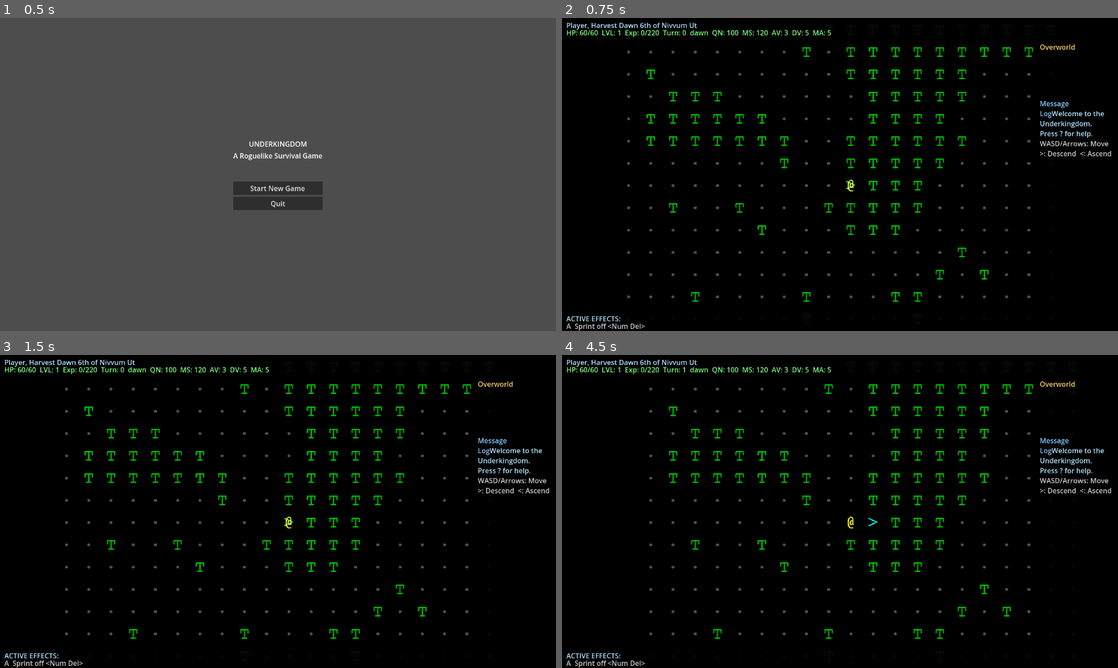
Above: before the commit, frames 1-4 (two rows, left to right).
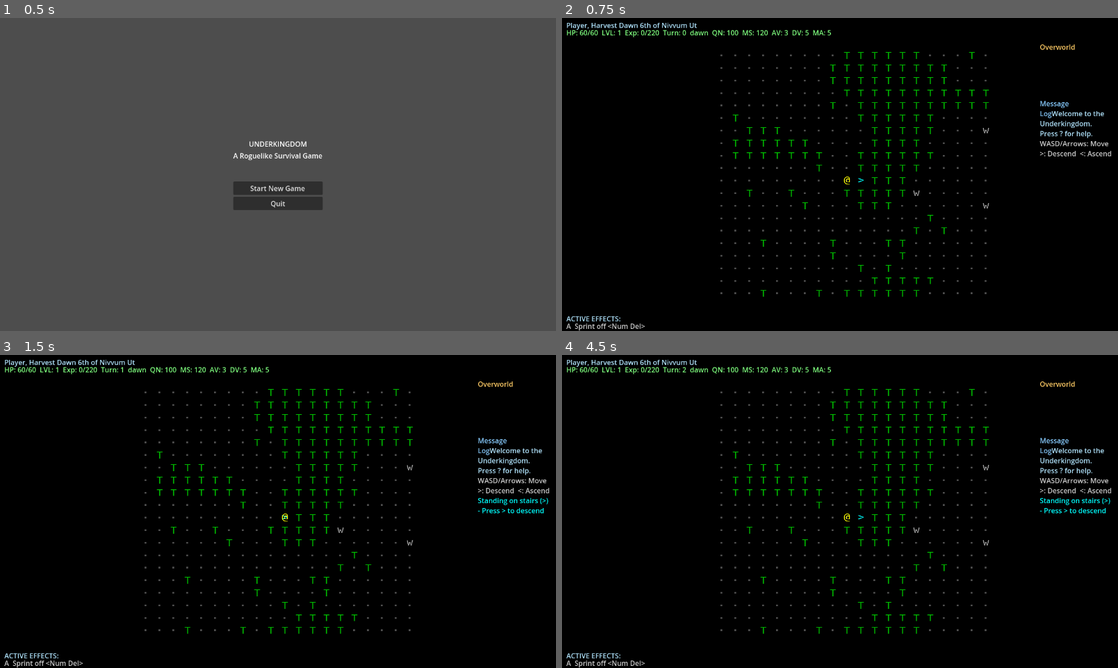
Above: after the commit, the same moments.

Repository: stevenraines/underkingdom-godot-cc
Game: Godot game, scene res://scenes/main.tscn
Same seed, same stepped clock (60 frames per second), same inputs: the game is played once before the commit and once after it.
Inputs:
- Up to frame 1 (0.5 s): no input
- Up to frame 2 (0.75 s): click "Start New Game" at 0.5 s
- Up to frame 3 (1.5 s): tap Enter at 1.25 s; hold Right (ui_right) from 1.28 s (still down)
- Up to frame 4 (4.5 s): tap Space at 2, 3.5 s; release Right (ui_right) at 2.03 s; hold Down (ui_down) 2.03-2.78 s; tap Enter at 2.75, 4.25 s; hold Right (ui_right) 2.78-3.53 s; hold Up (ui_up) 3.53-4.28 s; hold Left (ui_left) from 4.28 s (still down)

Frame 1 is identical in both runs. In frame 2, 4.1% of the frame differs, in the area x 11-85%, y 9-91%; in frame 3, 4.4%, in the area x 11-99%, y 3-91%; in frame 4, 4.3%.

Commit message:
Enhance dungeon rendering and spawn position logic
- Updated _render_map() to only render visible walls in dungeons based on player position.
- Improved spawn position selection by ensuring at least two walkable neighbors are present.
- Adjusted zoom level of the Camera2D node for better visual presentation.

Diff:
--- a/maps/map.gd
+++ b/maps/map.gd
@@ -65,3 +65,50 @@
 ## Create a tile by type (helper function)
 func _create_tile(type: String) -> GameTile:
 	return GameTile.create(type)
+
+## Calculate which walls are visible (adjacent to accessible floors)
+## Returns a Set (Dictionary) of wall positions that should be rendered
+func get_visible_walls(start_pos: Vector2i) -> Dictionary:
+	var visible_walls: Dictionary = {}  # Set of Vector2i positions
+	var visited_floors: Dictionary = {}  # Set of visited floor positions
+	var to_visit: Array[Vector2i] = [start_pos]
+
+	# Flood fill accessible floors
+	while to_visit.size() > 0:
+		var pos = to_visit.pop_back()
+
+		# Skip if already visited or out of bounds
+		if pos in visited_floors:
+			continue
+		if pos.x < 0 or pos.x >= width or pos.y < 0 or pos.y >= height:
+			continue
+
+		var tile = get_tile(pos)
+
+		# Only visit walkable tiles
+		if not tile.walkable:
+			continue
+
+		visited_floors[pos] = true
+
+		# Check all 8 neighbors (including diagonals for wall visibility)
+		var neighbors = [
+			Vector2i(pos.x - 1, pos.y - 1), Vector2i(pos.x, pos.y - 1), Vector2i(pos.x + 1, pos.y - 1),
+			Vector2i(pos.x - 1, pos.y),                                 Vector2i(pos.x + 1, pos.y),
+			Vector2i(pos.x - 1, pos.y + 1), Vector2i(pos.x, pos.y + 1), Vector2i(pos.x + 1, pos.y + 1)
+		]
+
+		for neighbor in neighbors:
+			if neighbor.x < 0 or neighbor.x >= width or neighbor.y < 0 or neighbor.y >= height:
+				continue
+
+			var neighbor_tile = get_tile(neighbor)
+
+			# If neighbor is a wall, mark it as visible
+			if neighbor_tile.tile_type == "wall":
+				visible_walls[neighbor] = true
+			# If neighbor is walkable and not visited, add to queue
+			elif neighbor_tile.walkable and neighbor not in visited_floors:
+				to_visit.append(neighbor)
+
+	return visible_walls
--- a/rendering/ascii_renderer.gd
+++ b/rendering/ascii_renderer.gd
@@ -62,32 +62,32 @@
 	# Set camera zoom for better visibility
 	# With 64px tiles, use smaller zoom to fit more tiles on screen
 	if camera:
-		camera.zoom = Vector2(0.8, 0.8)
+		camera.zoom = Vector2(0.5, 0.45)
 
 ## Create ASCII tileset from sprite sheet
 func _create_ascii_tileset() -> TileSet:
 	var tileset = TileSet.new()
 	tileset.tile_size = Vector2i(TILE_SIZE, TILE_SIZE)
 
-	# Load the pre-generated sprite sheet
+	# Load the pre-generated CP437 sprite sheet (default)
 	var texture_path = "res://rendering/tilesets/ascii_tileset.png"
 	var texture = load(texture_path) as Texture2D
 
 	if not texture:
-		push_error("Failed to load ASCII tileset: " + texture_path)
+		push_error("Failed to load CP437 tileset: " + texture_path)
 		# Fall back to generated texture
 		texture = _generate_ascii_texture()
 
-	# Create a source for our ASCII tiles
+	# Create a source for our tiles
 	var source = TileSetAtlasSource.new()
 	source.texture = texture
 	source.texture_region_size = Vector2i(TILE_SIZE, TILE_SIZE)
 
-	# Add tiles for all ASCII characters (95 characters in 16x6 grid)
-	# Characters 32-126 laid out left-to-right, top-to-bottom
-	for i in range(95):
-		var col = i % 16
-		var row = i / 16
+	# Add tiles for all 256 CP437 characters in 16x16 grid
+	# Characters 0-255 laid out left-to-right, top-to-bottom
+	for i in range(256):
+		var col = i % TILES_PER_ROW
+		var row = i / TILES_PER_ROW
 		source.create_tile(Vector2i(col, row))
 
 	tileset.add_source(source, 0)
--- a/scenes/game.gd
+++ b/scenes/game.gd
@@ -74,10 +74,24 @@
 
 	renderer.clear_all()
 
+	# For dungeons, calculate which walls should be visible (only those adjacent to accessible areas)
+	var visible_walls: Dictionary = {}
+	var is_dungeon = MapManager.current_map.map_id.begins_with("dungeon_")
+
+	if is_dungeon and player:
+		visible_walls = MapManager.current_map.get_visible_walls(player.position)
+		print("Dungeon rendering: ", visible_walls.size(), " visible walls from position ", player.position)
+
 	for y in range(MapManager.current_map.height):
 		for x in range(MapManager.current_map.width):
 			var pos = Vector2i(x, y)
 			var tile = MapManager.current_map.get_tile(pos)
+
+			# Skip inaccessible walls in dungeons
+			if is_dungeon and tile.tile_type == "wall":
+				if pos not in visible_walls:
+					continue  # Don't render this wall
+
 			renderer.render_tile(pos, tile.ascii_char)
 
 ## Called when player moves
@@ -200,24 +214,23 @@
 	if not MapManager.current_map:
 		return Vector2i(10, 10)  # Fallback
 
-	# Try center first
 	var center = Vector2i(MapManager.current_map.width / 2, MapManager.current_map.height / 2)
-	if _is_valid_spawn_position(center):
-		return center
-
-	# Search in a spiral pattern from center
+
+	# Try to find a position with open space around it (not just a single walkable tile)
+	# Search in expanding rings from center
 	var max_radius = max(MapManager.current_map.width, MapManager.current_map.height)
 
-	for radius in range(1, max_radius):
+	for radius in range(0, max_radius):
 		for angle in range(0, 360, 15):  # Check every 15 degrees
 			var rad = deg_to_rad(angle)
 			var offset = Vector2i(int(cos(rad) * radius), int(sin(rad) * radius))
 			var pos = center + offset
 
-			if _is_valid_spawn_position(pos):
+			# Check if this position AND at least 3 adjacent tiles are walkable
+			if _is_open_spawn_position(pos):
 				return pos
 
-	# Last resort: find ANY walkable tile
+	# Fallback: find ANY position with at least 1 walkable neighbor
 	for y in range(MapManager.current_map.height):
 		for x in range(MapManager.current_map.width):
 			var pos = Vector2i(x, y)
@@ -227,6 +240,23 @@
 	# Absolute fallback
 	push_warning("Could not find valid spawn position, using center anyway")
 	return center
+
+## Check if a position is open enough for player spawn (has walkable neighbors)
+func _is_open_spawn_position(pos: Vector2i) -> bool:
+	if not _is_valid_spawn_position(pos):
+		return false
+
+	# Count walkable adjacent tiles
+	var walkable_neighbors = 0
+	var directions = [Vector2i.UP, Vector2i.DOWN, Vector2i.LEFT, Vector2i.RIGHT]
+
+	for dir in directions:
+		var neighbor_pos = pos + dir
+		if MapManager.current_map.is_walkable(neighbor_pos):
+			walkable_neighbors += 1
+
+	# Require at least 2 walkable neighbors to ensure player isn't trapped
+	return walkable_neighbors >= 2
 
 ## Check if a position is valid for player spawn
 func _is_valid_spawn_position(pos: Vector2i) -> bool:
--- a/scenes/game.tscn
+++ b/scenes/game.tscn
@@ -27,7 +27,7 @@
 script = ExtResource("5")
 
 [node name="Camera" type="Camera2D" parent="ASCIIRenderer"]
-zoom = Vector2(0.5, 0.5)
+zoom = Vector2(0.5, 0.45)
 
 [node name="InputHandler" type="Node" parent="."]
 script = ExtResource("3")
Binary file changed: rendering/tilesets/ascii_charmap.txt
Binary file changed: rendering/tilesets/ascii_tileset.png
Not shown, changed: rendering/tilesets/unicode_charmap.txt
Binary file changed: rendering/tilesets/unicode_tileset.png
Not shown, changed: .gitignore
Not shown, changed: rendering/generate_ascii_tileset.py
Not shown, added: rendering/generate_tilesets.py
